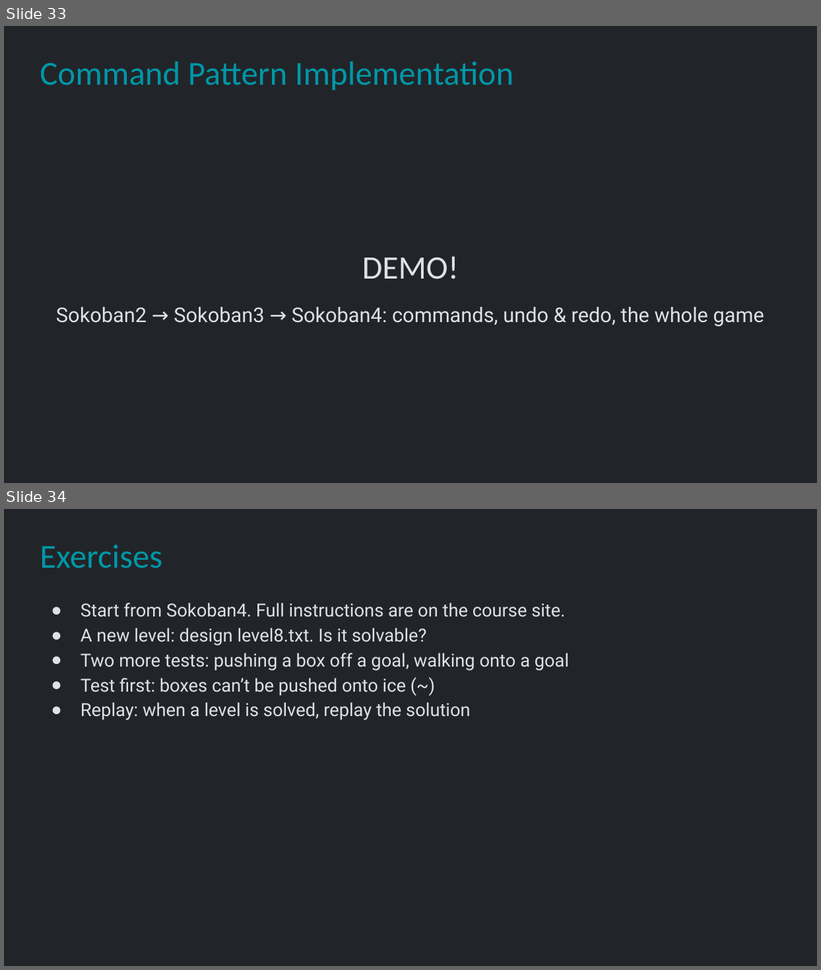
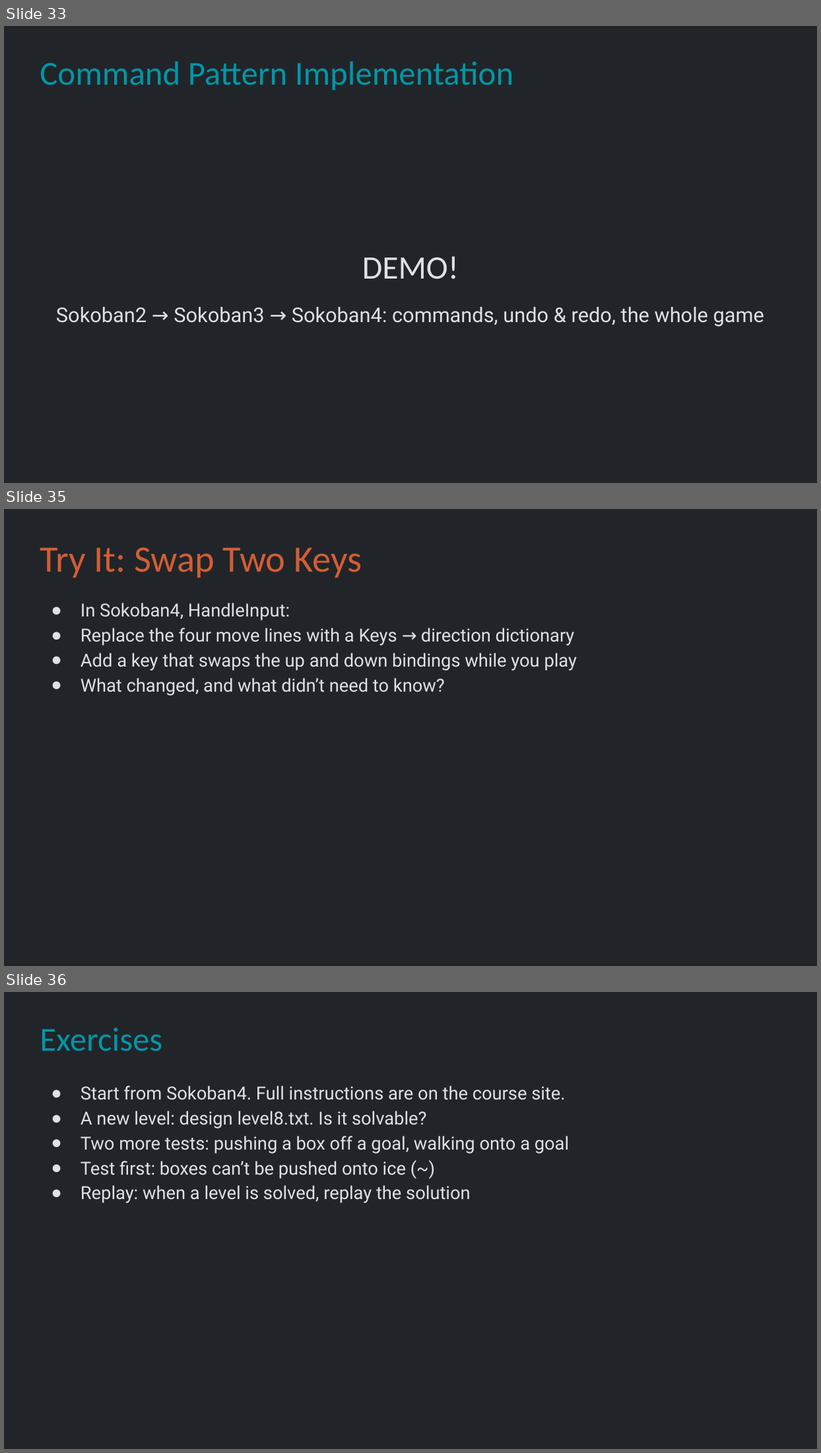
Before and after one commit to Metamate/gar, a slide deck: slides/04 Sokoban.pptx. Shown one above the other, each under a label of ours: slides 33 and 34 before the commit, slides 33, 35 and 36 after it; the slides between them are not shown. The pictures are 821x970 and 821x1453 pixels, drawn with LibreOffice and Linux fonts; fonts in the diff are those of the drawing. Boxes give left, top, right and bottom in pixels: in the first picture for what was removed or moved away, otherwise in the second. Text is boxed around its words. In the diff, an @@ line names an element or a change of style, - is before the commit and + after.

```diff
--- a/slides/04 Sokoban.pptx
+++ b/slides/04 Sokoban.pptx
@@ slide 35 added at [4,509,817,966], background #212529 @@
@@ title added at [40,547,362,578], 33 pt, text #D45D35 @@
+Try It: Swap Two Keys
@@ text added at [81,603,578,696], 16 pt, text #DEE2E6 @@
+● In Sokoban4, HandleInput:
+● Replace the four move lines with a Keys → direction dictionary
+● Add a key that swaps the up and down bindings while you play
+● What changed, and what didn’t need to know?
@@ what was slide 34 is now slide 36 @@
```
Also in this commit, not shown: 1 other slide added, 3 other files.
